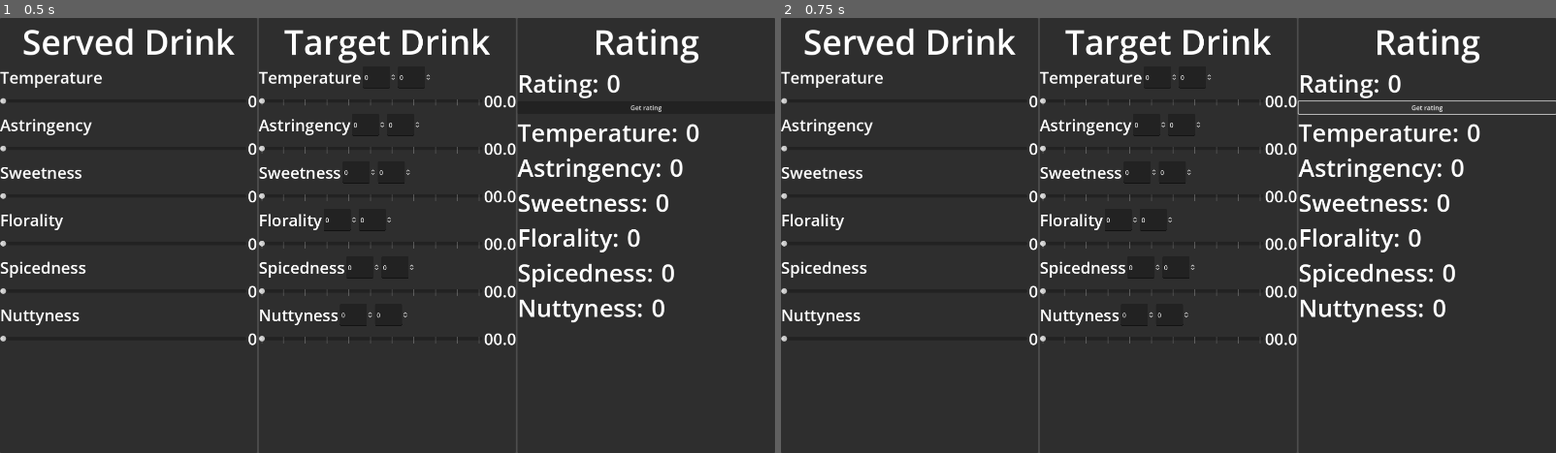
Above: before the commit, frames 1-2 (left to right).
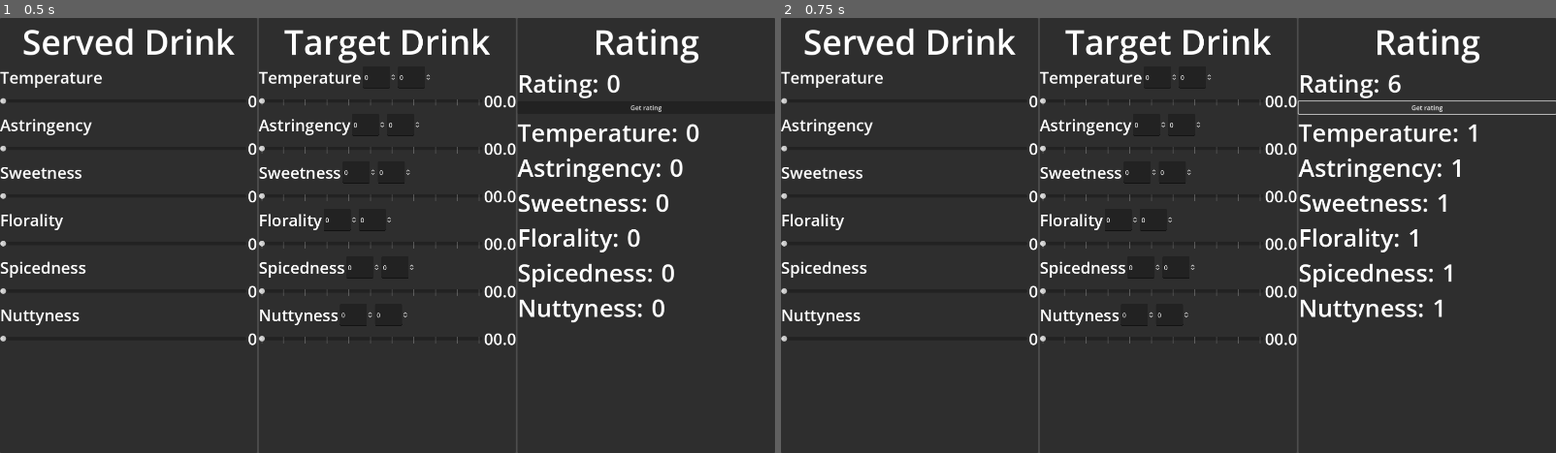
Above: after the commit, the same moments.

Repository: ThomasMcDonald904/TeaGame
Game: Godot game, scene res://test_gui/drink_rating_gui/drink_rating_gui.tscn
Two runs of this game, one before a commit and one after it. Both use one fixed random seed, a clock stepped at 60 frames per second and the inputs below. This scene is started directly instead of the project's main scene.
Inputs:
- Up to frame 1 (0.5 s): no input
- Up to frame 2 (0.75 s): click "Get rating" at 0.5 s

Frame 1 is identical in both runs. In frame 2, 0.3% of the frame differs, in the area x 78-91%, y 12-69%.
Error before the commit: Parse Error: Too few arguments for "new()" call. Expected at least 18 but received 0. (res://test_gui/drink_rating_gui/target_drink.gd:26)

Commit message:
Fixed merge

Diff:
--- a/globals/guest_preferences.gd
+++ b/globals/guest_preferences.gd
@@ -61,10 +61,10 @@
 	get:
 		return nuttyness_tolerance_upper_bound
 
-func _init(_temperature, _astringency, _sweetness, _florality, _spicedness, _nuttyness,
-	_temp_lower_bound, _temp_upper_bound, _astringency_lower_bound, _astringency_upper_bound,
-	_sweetness_lower_bound, _sweetness_upper_bound, _florality_lower_bound, _florality_upper_bound,
-	_spicedness_lower_bound, _spicedness_upper_bound, _nuttyness_lower_bound, _nuttyness_upper_bound):
+func _init(_temperature: float = 0.0, _astringency: float = 0.0, _sweetness: float = 0.0, _florality: float = 0.0, _spicedness: float = 0.0, _nuttyness: float = 0.0,
+	_temp_lower_bound: float = 0.0, _temp_upper_bound: float = 0.0, _astringency_lower_bound: float = 0.0, _astringency_upper_bound: float = 0.0,
+	_sweetness_lower_bound: float = 0.0, _sweetness_upper_bound: float = 0.0, _florality_lower_bound: float = 0.0, _florality_upper_bound: float = 0.0,
+	_spicedness_lower_bound: float = 0.0, _spicedness_upper_bound: float = 0.0, _nuttyness_lower_bound: float = 0.0, _nuttyness_upper_bound: float = 0.0):
 	super._init(_temperature, _astringency, _sweetness, _florality, _spicedness, _nuttyness)
 	temperature_tolerance_lower_bound = _temp_lower_bound
 	temperature_tolerance_upper_bound = _temp_upper_bound
--- a/test_gui/drink_rating_gui/drink_rating_gui.tscn
+++ b/test_gui/drink_rating_gui/drink_rating_gui.tscn
@@ -170,6 +170,7 @@
 text = "0"
 
 [node name="TargetDrink" parent="Control/HBoxContainer" instance=ExtResource("2_lo1yo")]
+unique_name_in_owner = true
 layout_mode = 2
 
 [node name="Rating" type="Panel" parent="Control/HBoxContainer"]
@@ -292,3 +293,4 @@
 [connection signal="value_changed" from="Control/HBoxContainer/ServedDrink/VBox/FloralitySliderContainer/FloralitySlider" to="Control/HBoxContainer/ServedDrink" method="_on_florality_slider_value_changed"]
 [connection signal="value_changed" from="Control/HBoxContainer/ServedDrink/VBox/SpicednessSliderContainer/SpicednessSlider" to="Control/HBoxContainer/ServedDrink" method="_on_spicedness_slider_value_changed"]
 [connection signal="value_changed" from="Control/HBoxContainer/ServedDrink/VBox/NuttynessSliderContainer/NuttynessSlider" to="Control/HBoxContainer/ServedDrink" method="_on_nuttyness_slider_value_changed"]
+[connection signal="button_up" from="Control/HBoxContainer/Rating/VBox/Button" to="Control/HBoxContainer/Rating" method="_on_button_button_up"]
--- a/test_gui/drink_rating_gui/rating.gd
+++ b/test_gui/drink_rating_gui/rating.gd
@@ -1,5 +1,4 @@
 extends Panel
-
 
 
 
--- a/test_gui/drink_rating_gui/target_drink.gd
+++ b/test_gui/drink_rating_gui/target_drink.gd
@@ -1,3 +1,4 @@
+class_name GuestPreferencesDebugPanel
 extends Panel
 
 var temperature = 0
@@ -54,21 +55,10 @@
 	preferences_changed.emit(guest_preferences)
 
 func get_guest_preferences():
-	var astringency_lower_bound = $VBox/AstringencyTitleContainer/LowerBound.value
-	var astringency_upper_bound = $VBox/AstringencyTitleContainer/UpperBound.value
-	var sweetness_lower_bound = $VBox/SweetnessTitleContainer/LowerBound.value
-	var sweetness_upper_bound = $VBox/SweetnessTitleContainer/UpperBound.value
-	var florality_lower_bound = $VBox/FloralityTitleContainer/LowerBound.value
-	var florality_upper_bound = $VBox/FloralityTitleContainer/UpperBound.value
-	var spicedness_lower_bound = $VBox/SpicednessTitleContainer/LowerBound.value
-	var spicedness_upper_bound = $VBox/SpicednessTitleContainer/UpperBound.value
-	var nuttyness_lower_bound = $VBox/NuttynessTitleContainer/LowerBound.value
-	var nuttyness_upper_bound = $VBox/NuttynessTitleContainer/UpperBound.value
-
 	return GuestPreferences.new(temperature, astringency, sweetness, florality, spicedness, nuttyness,
-	temp_lower_bound, temp_upper_bound, astringency_lower_bound, astringency_upper_bound,
-	sweetness_lower_bound, sweetness_upper_bound, florality_lower_bound, florality_upper_bound,
-	spicedness_lower_bound, spicedness_upper_bound, nuttyness_lower_bound, nuttyness_upper_bound)
+	temp_lower_bound.value, temp_upper_bound.value, astringency_lower_bound.value, astringency_upper_bound.value,
+	sweetness_lower_bound.value, sweetness_upper_bound.value, florality_lower_bound.value, florality_upper_bound.value,
+	spicedness_lower_bound.value, spicedness_upper_bound.value, nuttyness_lower_bound.value, nuttyness_upper_bound.value)
 
 func _on_temp_slider_value_changed(value):
 	$VBox/TempSliderContainer/TempValue.text = "%04.1f"%value
